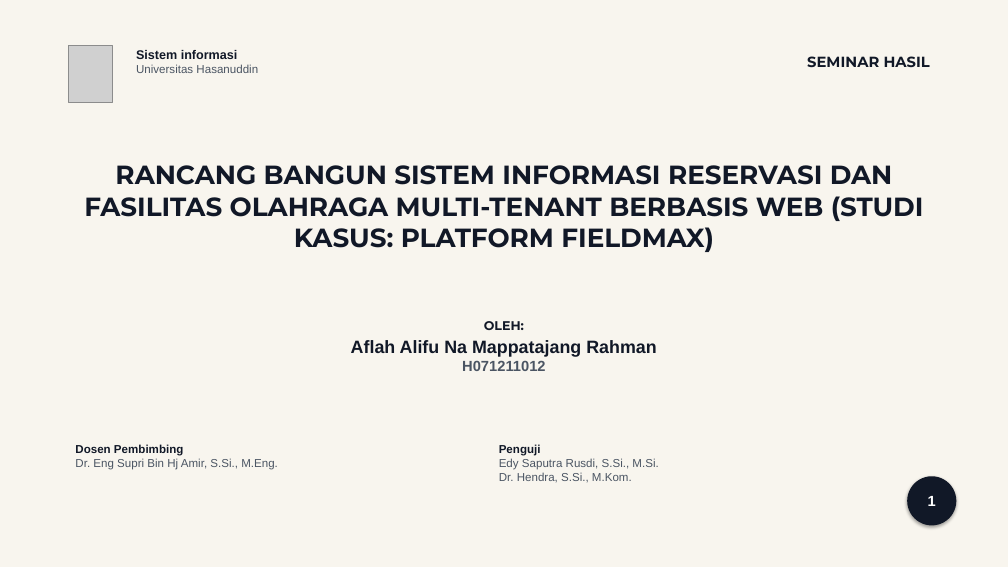
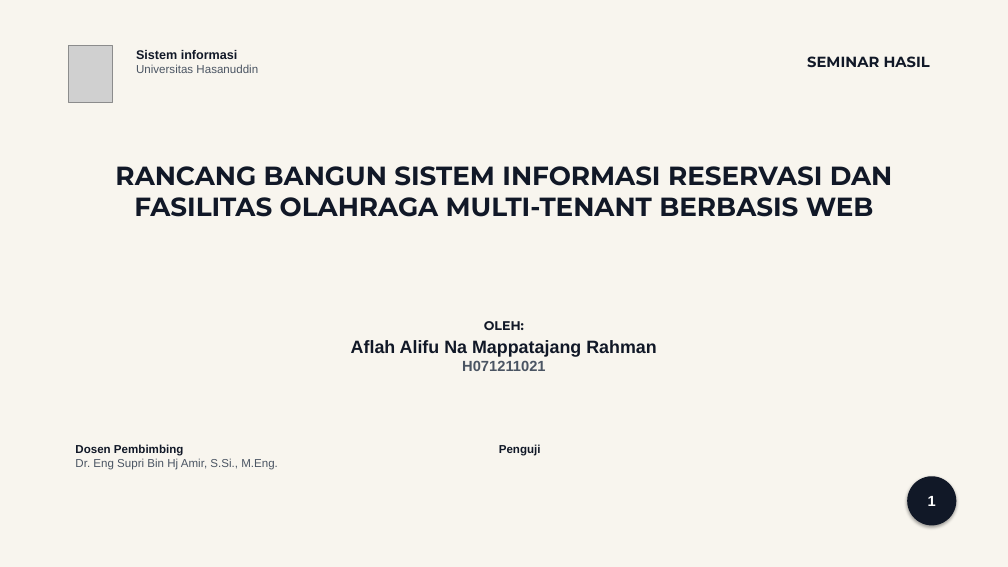
Before and after one commit to ztzrk/fieldmax, a slide deck: slide 1 of obsidian/Fieldmax/Presentasi_Seminar_Hasil_FieldMax.pptx. Drawn at 1008x567 pixels with LibreOffice and Linux fonts; fonts in the diff are those of the drawing; grey boxes stand for pictures. Boxes give left, top, right and bottom in pixels: in the first picture for what was removed or moved away, otherwise in the second. Text is boxed around its words. In the diff, an @@ line names an element or a change of style, - is before the commit and + after.

```diff
--- a/obsidian/Fieldmax/Presentasi_Seminar_Hasil_FieldMax.pptx
+++ b/obsidian/Fieldmax/Presentasi_Seminar_Hasil_FieldMax.pptx
@@ text at [115, 166, 893, 217]: text changed @@
-RANCANG BANGUN SISTEM INFORMASI RESERVASI DAN FASILITAS OLAHRAGA MULTI-TENANT BERBASIS WEB (STUDI KASUS: PLATFORM FIELDMAX)
+RANCANG BANGUN SISTEM INFORMASI RESERVASI DAN FASILITAS OLAHRAGA MULTI-TENANT BERBASIS WEB
@@ text at [462, 361, 546, 371]: text changed @@
-H071211012
+H071211021
@@ text at [499, 458, 658, 482]: paragraph removed @@
-Edy Saputra Rusdi, S.Si., M.Si.
-Dr. Hendra, S.Si., M.Kom.
```
Also in this commit, not shown: 14 other slides changed, 1 slide removed, 27 other files.
